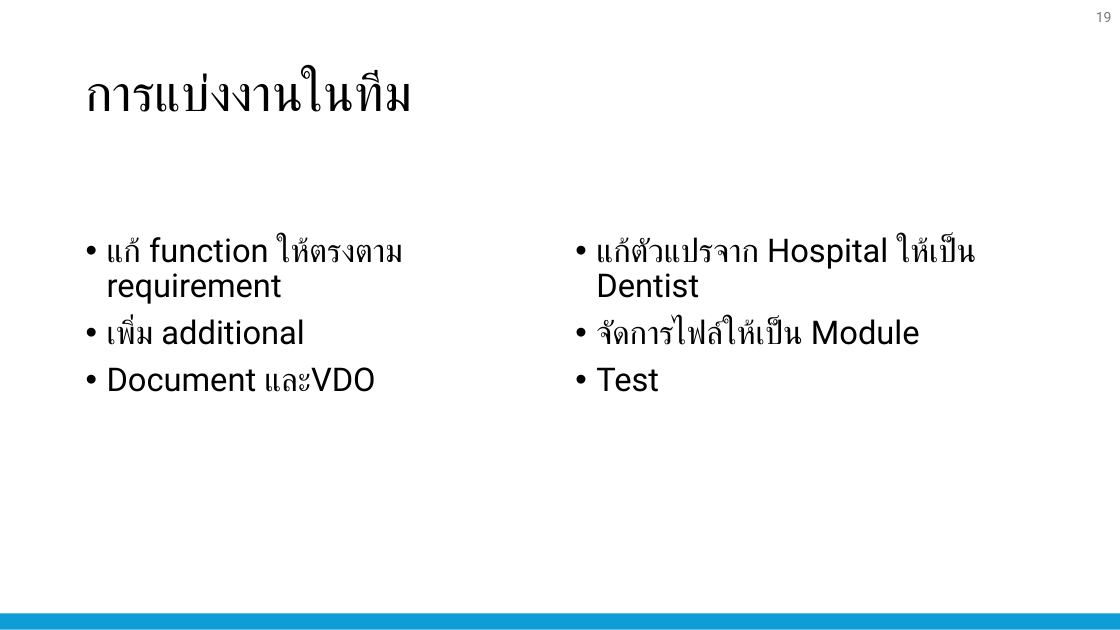
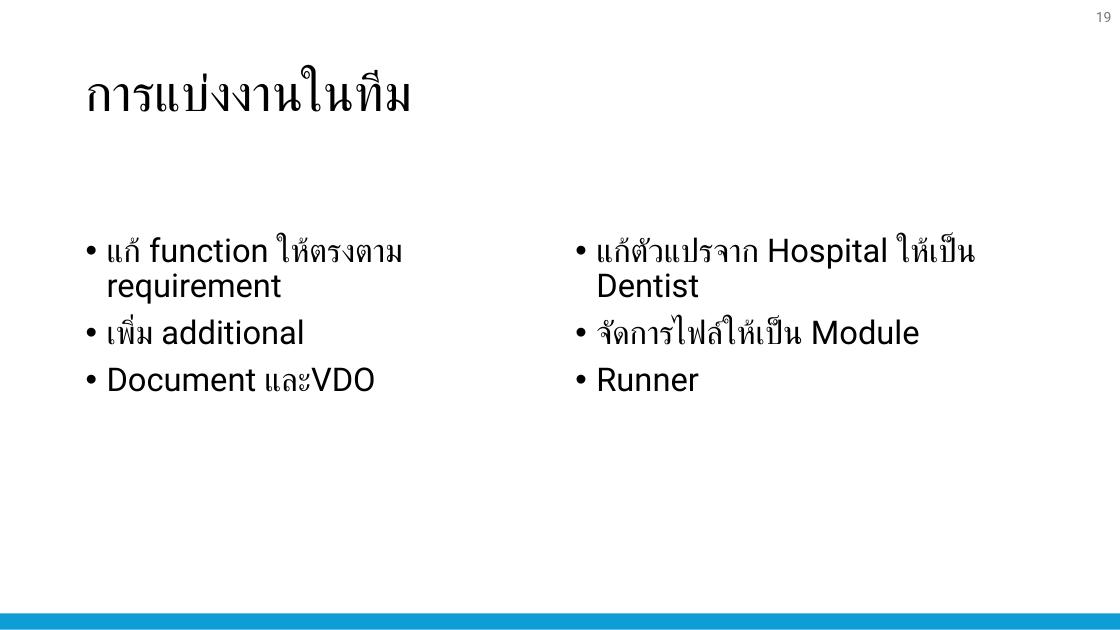
Before and after one commit to nattapong232/DentistBooking, a slide deck: slide 19 of SRS.pptx. Drawn at 1120x630 pixels with LibreOffice and Linux fonts; fonts in the diff are those of the drawing. Boxes give left, top, right and bottom in pixels: in the first picture for what was removed or moved away, otherwise in the second. Text is boxed around its words. In the diff, an @@ line names an element or a change of style, - is before the commit and + after.

```diff
--- a/SRS.pptx
+++ b/SRS.pptx
@@ text at <box>596,367,698,392</box>: text changed @@
-• Test
+• Runner
```
Also in this commit, not shown: 14 other files.
